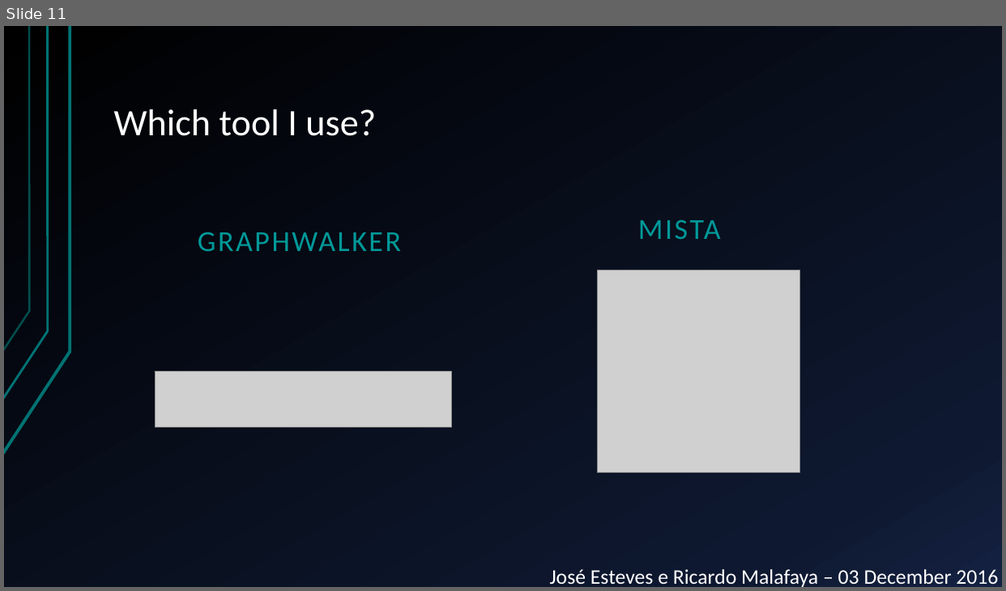
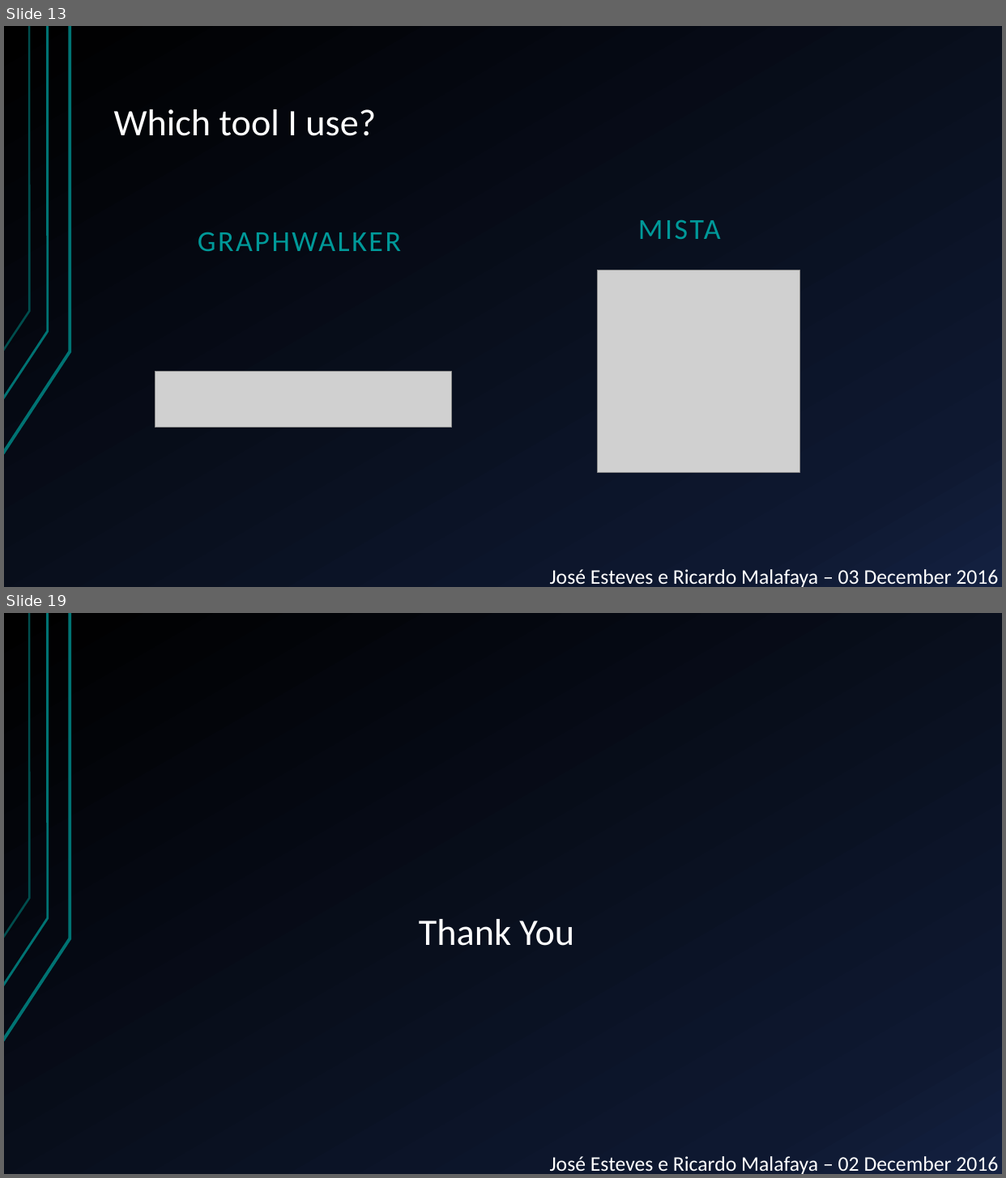
Before and after one commit to JGEsteves89/FEUP-MESW-TVVS-MBT, a slide deck: Presentation.pptx. Shown one above the other, each under a label of ours: slide 11 before the commit, slides 13 and 19 after it; the slides between them are not shown. The pictures are 1006x591 and 1006x1178 pixels, drawn with LibreOffice and Linux fonts; fonts in the diff are those of the drawing; grey boxes stand for pictures. Boxes give left, top, right and bottom in pixels: in the first picture for what was removed or moved away, otherwise in the second. Text is boxed around its words. In the diff, an @@ line names an element or a change of style, - is before the commit and + after.

```diff
--- a/Presentation.pptx
+++ b/Presentation.pptx
@@ slide 19 added at bbox=[4, 613, 1002, 1174], background gradient #000000 to #0F1931 to #142242; not listed: 3 template elements that a slide beside it also shows @@
@@ title added at bbox=[419, 919, 574, 946], 36 pt, text #FFFFFF @@
+Thank You
@@ text added at bbox=[550, 1157, 998, 1174], 20 pt, text #FFFFFF @@
+José Esteves e Ricardo Malafaya – 02 December 2016
@@ what was slide 11 is now slide 13 @@
```
Also in this commit, not shown: 11 slides changed, 5 other slides added, 1 other file.
